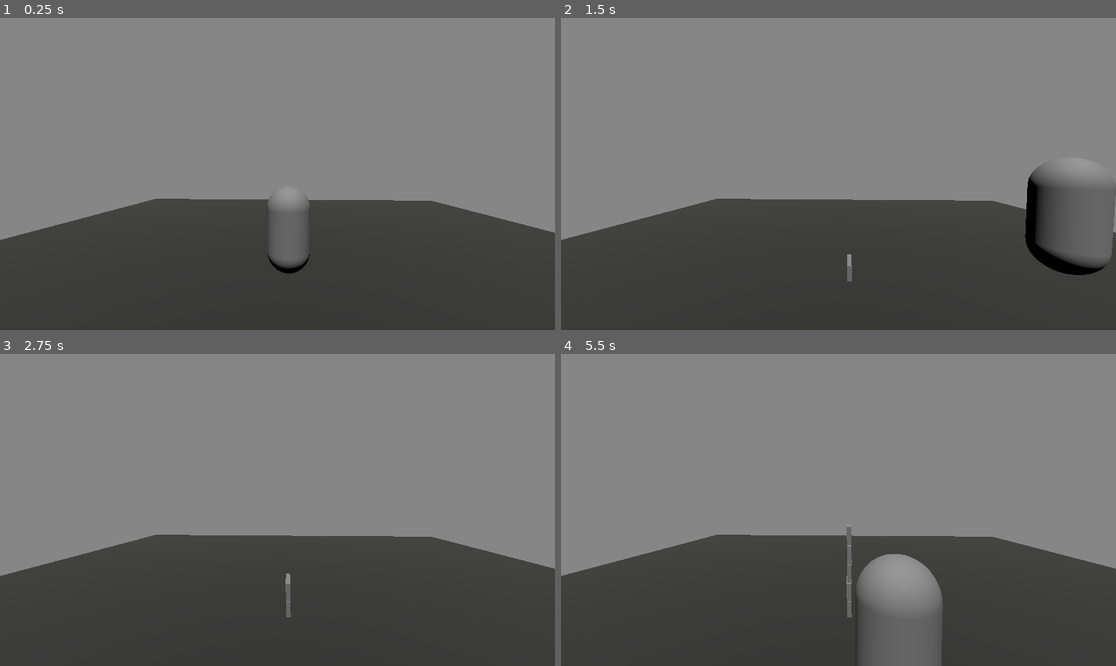
Above: before the commit, frames 1-4 (two rows, left to right).
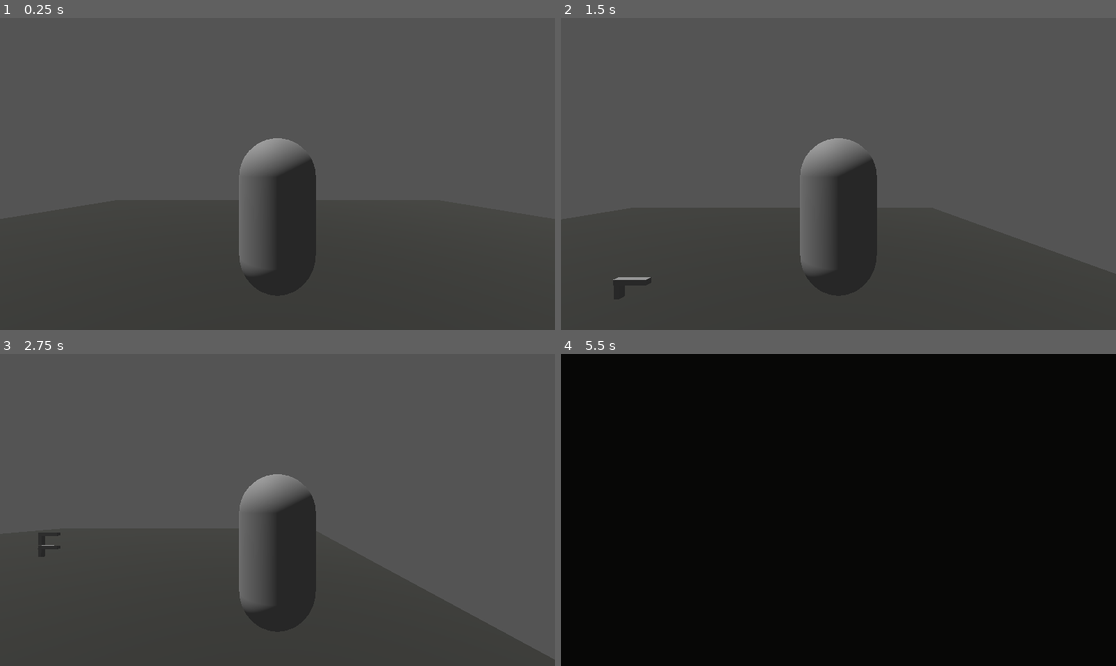
Above: after the commit, the same moments.

Repository: KaiserTorian/Project_Railway
Game: Godot game, scene res://scenes/test_scene.tscn
Two runs of this game, one before a commit and one after it. Both use one fixed random seed, a clock stepped at 60 frames per second and the inputs below.
Inputs (mouse positions are in pixels of both pictures, inside the frame that each line leads up to):
- Up to frame 1 (0.25 s): no input
- Up to frame 2 (1.5 s): move the mouse to (960, 158) at 0.52 s; hold D (cc_right) 0.53-1.28 s; tap Space (cc_jump) at 0.77 s; move the mouse to (727, 189) at 1.27 s; hold S (cc_backward) from 1.28 s (still down)
- Up to frame 3 (2.75 s): tap Space (cc_jump) at 1.52 s; move the mouse to (333, 441) at 2.02 s; release S (cc_backward) at 2.03 s; hold D (cc_right) from 2.03 s (still down)
- Up to frame 4 (5.5 s): move the mouse to (810, 572) at 2.77 s; release D (cc_right) at 2.78 s; hold W (cc_forward) 2.78-3.53 s; tap Space (cc_jump) at 3.02, 3.77, 4.52 s; move the mouse to (1005, 556) at 3.52 s; hold A (cc_left) 3.53-5.03 s; tap Escape (ui_cancel) at 4.15 s; move the mouse to (672, 463) at 4.27 s; move the mouse to (866, 510) at 5.02 s; hold S (cc_backward) from 5.03 s (still down)

The runs differ from the first frame. In frame 1, 63% of the frame differs, in the area x 0-100%, y 0-82%; in frame 2, 61%; in frame 3, 64%; in frame 4, 100%, in the area x 0-100%, y 0-100%.

Commit message:
update_3

Diff:
--- a/characters/player.tscn
+++ b/characters/player.tscn
@@ -14,6 +14,9 @@
 
 [sub_resource type="CapsuleMesh" id="CapsuleMesh_6p3mc"]
 
+[sub_resource type="Environment" id="Environment_n8jd0"]
+background_energy_multiplier = 1.1
+
 [node name="Player" type="CharacterBody3D"]
 script = ExtResource("1_dnjla")
 
@@ -23,10 +26,13 @@
 [node name="MeshInstance3D" type="MeshInstance3D" parent="."]
 mesh = SubResource("CapsuleMesh_6p3mc")
 
-[node name="CamAnchor" type="Node3D" parent="."]
+[node name="CameraController" type="Node3D" parent="."]
 transform = Transform3D(1, 0, 0, 0, 1, 0, 0, 0, 1, 0, 0.53294945, 0)
 
-[node name="Camera3D" type="Camera3D" parent="CamAnchor"]
+[node name="Camera3D" type="Camera3D" parent="CameraController"]
+transform = Transform3D(1, 0, 0, 0, 1, 0, 0, 0, 1, 0, 0, 2.698931)
+environment = SubResource("Environment_n8jd0")
+current = true
 
 [node name="RootStateMachine" type="Node" parent="." node_paths=PackedStringArray("parent")]
 script = ExtResource("2_x0jl3")
@@ -63,7 +69,8 @@
 parent = NodePath("..")
 metadata/_custom_type_script = "uid://lhwocdkhwbps"
 
-[node name="BasicMovementComponent" type="Node" parent="RootComponent"]
+[node name="BasicMovementComponent" type="Node" parent="RootComponent" node_paths=PackedStringArray("cam_controller")]
 script = ExtResource("9_n8jd0")
+cam_controller = NodePath("../../CameraController")
 identifier = "BasicMovement"
 metadata/_custom_type_script = "uid://7o6atif7f3eb"
--- a/nodes/components/basic_movement_component.gd
+++ b/nodes/components/basic_movement_component.gd
@@ -1,24 +1,37 @@
 class_name BasicMovementComponent
 extends ComponentPrefab
 
-
 const SPEED = 5.0
 const JUMP_VELOCITY = 4.5
+const MOUSE_SENSITIVITY = 0.5
+const TILT_LOWER_LIMIT := deg_to_rad(-90.0)
+const TILT_UPPER_LIMIT := deg_to_rad(90.0)
 
-var _mouse_input : bool = false
-var _mouse_rotation : Vector3
-var _rotation_input : float
-var _tilt_input : float
-var _player_rotation : Vector3
-var _camera_rotation : Vector3
+@export var cam_controller: Node3D
+
+var temp_mouse_input: Vector2
+var mouse_rotation := Vector2(0.0,0.0)
+
+func physics_process(delta: float) -> void:
+	character_movement(delta)
+	cam_movement(delta)
 
 
-func unhandled_input(_event: InputEvent) -> void:
-	pass
+func unhandled_input(event: InputEvent) -> void:
+	if event is InputEventMouseMotion and Input.get_mouse_mode() == Input.MOUSE_MODE_CAPTURED:
+		temp_mouse_input = Vector2(-event.screen_relative.x * MOUSE_SENSITIVITY,-event.screen_relative.y * MOUSE_SENSITIVITY)
+		#print(temp_mouse_input)
 
 
-func physics_process(delta: float) -> void:
+func _input(event):
+	if event.is_action_pressed("ui_cancel"):
+		if Input.mouse_mode == Input.MOUSE_MODE_VISIBLE:
+			Input.mouse_mode = Input.MOUSE_MODE_CAPTURED
+		else:
+			Input.mouse_mode = Input.MOUSE_MODE_VISIBLE
 
+
+func character_movement(delta: float) ->void:
 	# Add the gravity.
 	if not parent.is_on_floor():
 		parent.velocity += parent.get_gravity() * delta
@@ -42,6 +55,21 @@
 	pass
 
 
+
 func cam_movement(delta)->void:
 
+	mouse_rotation.x += temp_mouse_input.x * delta
+	mouse_rotation.x = clamp(mouse_rotation.x, TILT_UPPER_LIMIT, TILT_UPPER_LIMIT)
+	mouse_rotation.y += temp_mouse_input.y * delta
+
+	var player_rotation = Vector3(0.0,mouse_rotation.x,0.0)
+	var camera_rotation = Vector3(mouse_rotation.y,0.0,0.0)
+	print(player_rotation,mouse_rotation.x)
+	cam_controller.transform.basis = Basis.from_euler(camera_rotation)
+	cam_controller.rotation.z = 0.0
+
+	parent.global_transform.basis = Basis.from_euler(player_rotation)
+
+	temp_mouse_input.x = 0.0
+	temp_mouse_input.y = 0.0
 	pass
--- a/scenes/test_scene.tscn
+++ b/scenes/test_scene.tscn
@@ -13,7 +13,7 @@
 size = Vector3(20, 0.1, 20)
 
 [sub_resource type="Environment" id="Environment_a5oyu"]
-background_energy_multiplier = 1.75
+background_energy_multiplier = 0.68
 sky_custom_fov = 48.0
 ambient_light_source = 3
 
@@ -53,7 +53,7 @@
 environment = SubResource("Environment_a5oyu")
 
 [node name="DirectionalLight3D" type="DirectionalLight3D" parent="."]
-transform = Transform3D(1, 0, 0, 0, 0.44621345, 0.89492655, 0, -0.89492655, 0.44621345, 0, 6.675596, 6.845074)
+transform = Transform3D(1, 0, 0, 0, 0.44621345, 0.89492655, 0, -0.89492655, 0.44621345, 0, 9.755459, 5.746492)
 
 [node name="Items" type="Node3D" parent="."]
 transform = Transform3D(1, 0, 0, 0, 1, 0, 0, 0, 1, 0, 2.0328803, 0)
Not shown: 1 places in characters/player.tscn that only renumber resources
